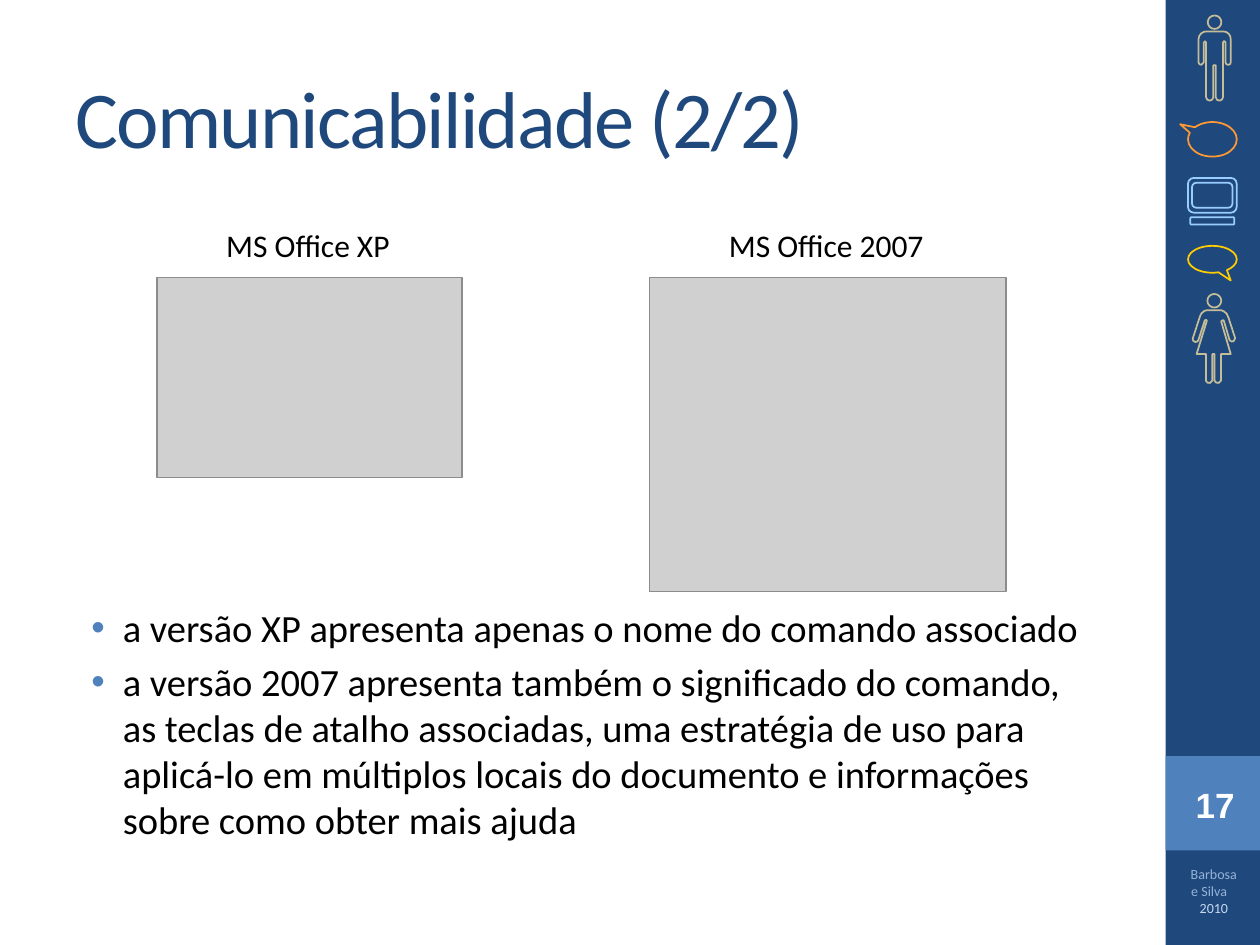
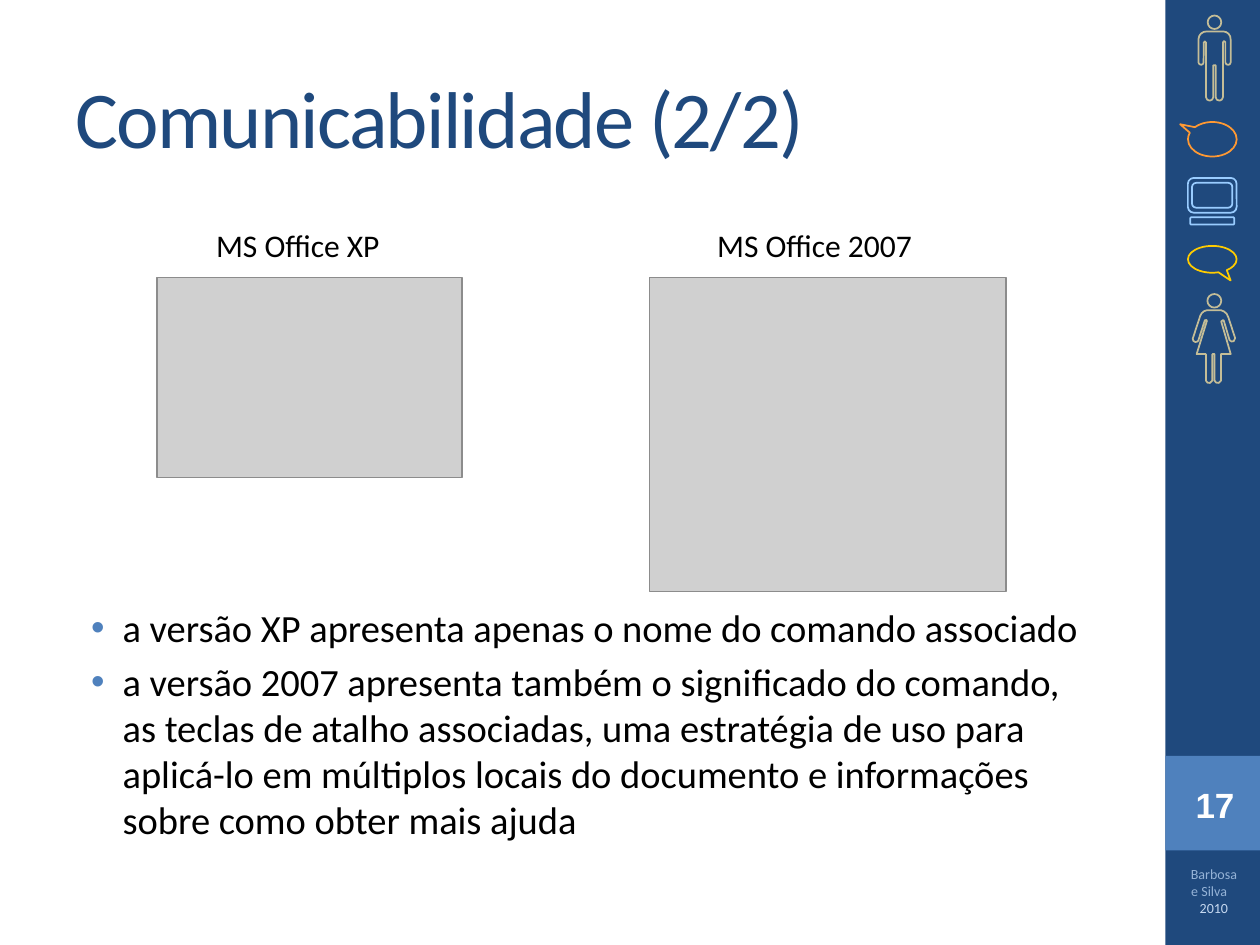
Before and after one commit to vodiniz/aulas, a slide deck: slide 17 of 2_periodo/IHC/cap2.pptx. Drawn at 1260x945 pixels with LibreOffice and Linux fonts; fonts in the diff are those of the drawing; grey boxes stand for pictures. Boxes give left, top, right and bottom in pixels: in the first picture for what was removed or moved away, otherwise in the second. Text is boxed around its words. In the diff, an @@ line names an element or a change of style, - is before the commit and + after.

```diff
--- a/2_periodo/IHC/cap2.pptx
+++ b/2_periodo/IHC/cap2.pptx
@@ freeform shape at (1198, 15, 1231, 101): outline redrawn @@
@@ text "MS Office XP": place and size @@
-text "MS Office XP" at (226, 235, 390, 258)
+text "MS Office XP" at (216, 235, 380, 258)
@@ text "MS Office 2007": place and size @@
-text "MS Office 2007" at (729, 235, 924, 258)
+text "MS Office 2007" at (717, 235, 912, 258)
```
Also in this commit, not shown: 18 other slides changed, 9 other files.
